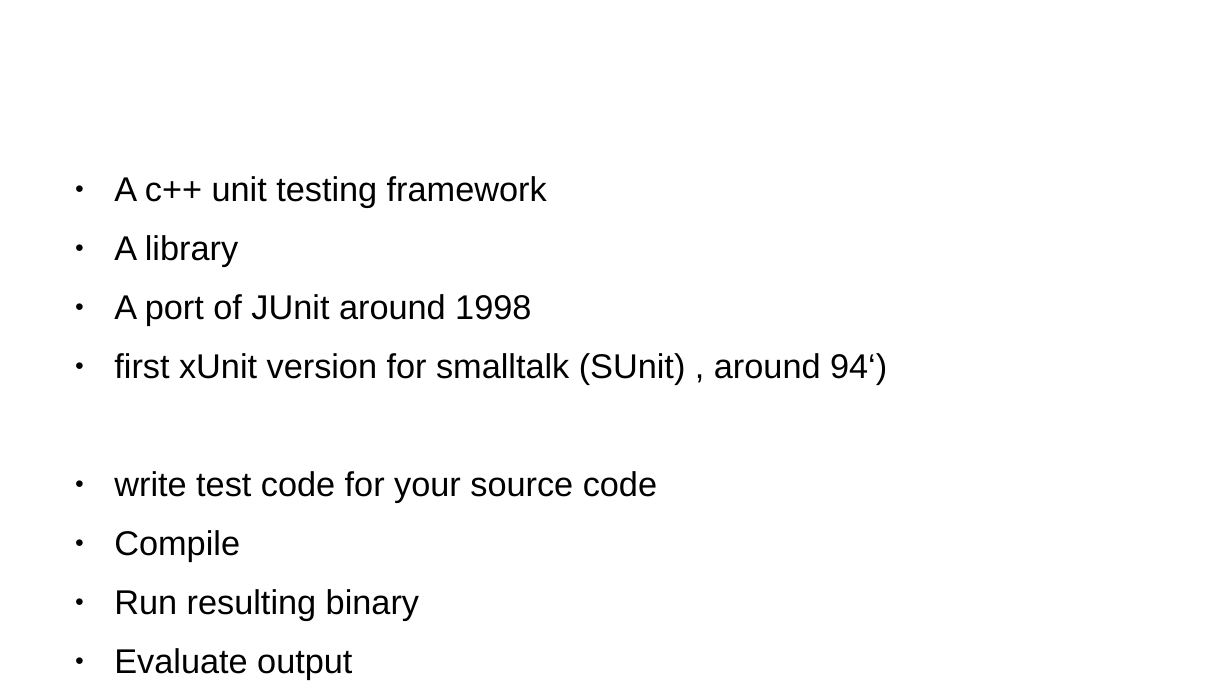
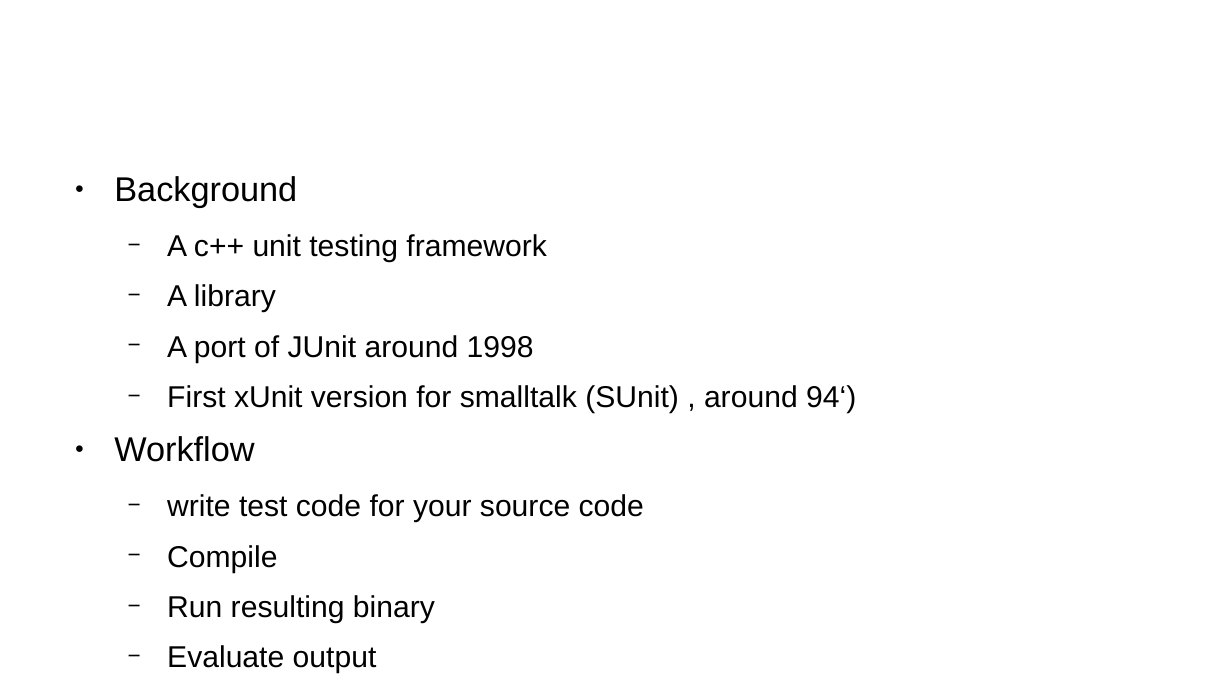
Before and after one commit to skraatz/softwaretesting, a slide deck: slide 2 of doc/student_presentation.odp. Drawn at 1232x693 pixels with LibreOffice and Linux fonts; fonts in the diff are those of the drawing; background and template pictures are left out. Boxes give left, top, right and bottom in pixels: in the first picture for what was removed or moved away, otherwise in the second. Text is boxed around its words. In the diff, an @@ line names an element or a change of style, - is before the commit and + after.

```diff
--- a/doc/student_presentation.odp
+++ b/doc/student_presentation.odp
@@ text at (114, 176, 297, 207): paragraph added @@
+● Background
@@ text at (167, 234, 644, 674): size 22.1 to 19.4 pt in "A c++ unit testing framework", "A library", "A port of JUnit around 1998", "write test code for your source code" and 3 more places; bullet ● to −; list level 1 to 2 in "A c++ unit testing framework"; list level 1 to 2 in "A library"; list level 1 to 2 in "A port of JUnit around ..."; list level 1 to 2 in "write test code for your ..."; list level 1 to 2 in "Compile"; list level 1 to 2 in "Run resulting binary"; list level 1 to 2 in "Evaluate output" @@
@@ text at (114, 385, 856, 462): text changed; size 22.1 to 19.4 pt @@
-● first xUnit version for smalltalk (SUnit) , around 94‘)
+  − First xUnit version for smalltalk (SUnit) , around 94‘)
+● Workflow
```
Also in this commit, not shown: 1 other slide changed, 1 slide added, 1 other file.
